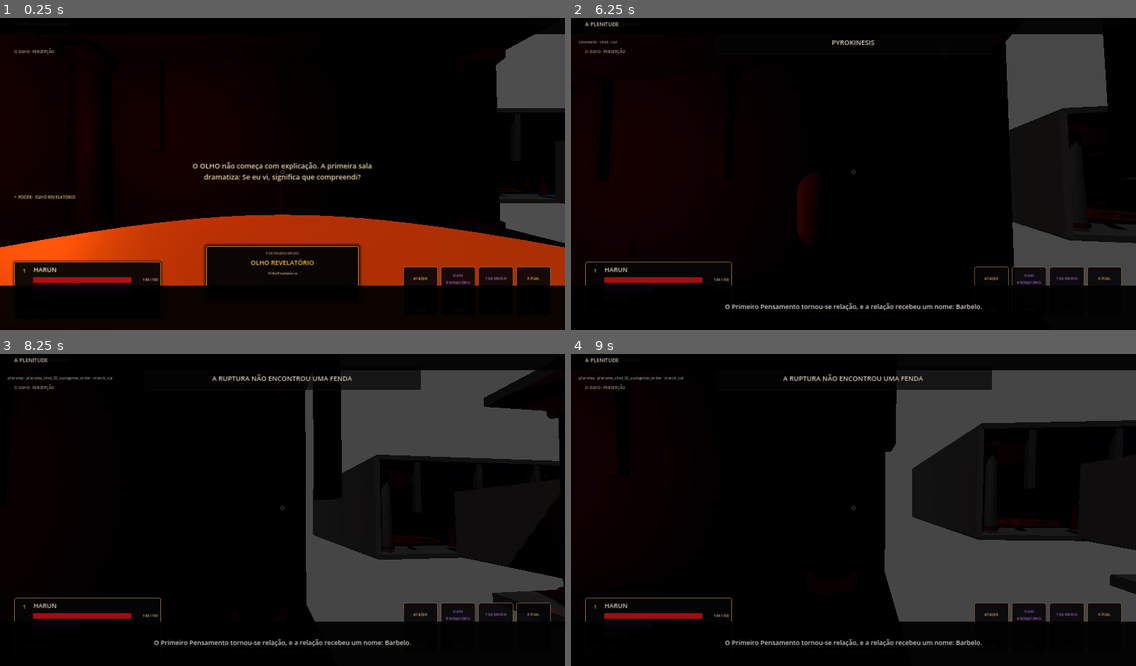
Above: before the commit, frames 1-4 (two rows, left to right).
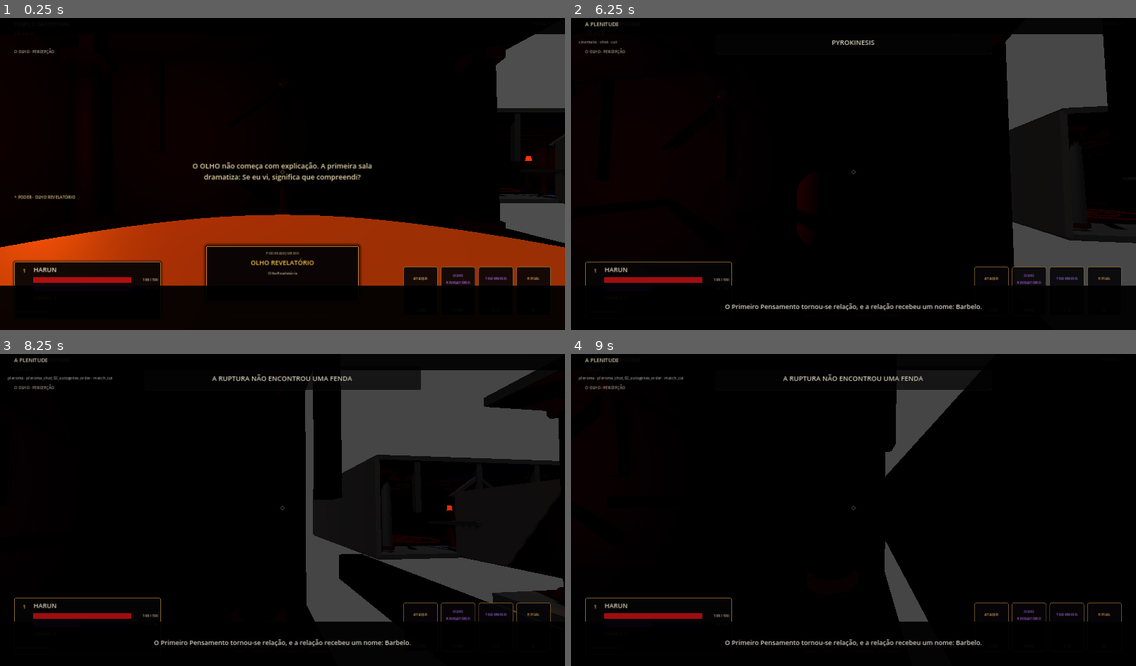
Above: after the commit, the same moments.

Repository: neuralSynapse/societaselectorum
Game: Godot game, scene res://scenes/boot/Main.tscn
Two runs of this game, one before a commit and one after it. Both use one fixed random seed, a clock stepped at 60 frames per second and the inputs below.
Inputs (mouse positions are in pixels of both pictures, inside the frame that each line leads up to):
- Up to frame 1 (0.25 s): no input
- Up to frame 2 (6.25 s): tap Enter (ui_accept) at 0.5 s; move the mouse to (881, 170) at 0.52 s; hold V (camera_toggle) 0.53-1.28 s; hold W (move_forward) 0.53-5.78 s; tap Space (jump) at 0.77, 1.52, 3.02, 3.77, 4.52, 6.02 s; move the mouse to (825, 174) at 1.27 s; tap C (consume) at 1.35 s; move the mouse to (864, 164) at 2.02 s; hold Q (dodge) 2.03-2.78 s; move the mouse to (847, 177) at 2.77 s; tap R (instrument) at 2.85 s; move the mouse to (893, 174) at 3.52 s; hold E (interact) 3.53-4.28 s; move the mouse to (808, 167) at 4.27 s; tap 1 (kinesis_1) at 4.35 s; move the mouse to (859, 170) at 5.02 s; hold 2 (kinesis_2) 5.03-5.78 s; move the mouse to (830, 164) at 5.77 s; hold D (move_right) from 5.78 s (still down); tap 3 (kinesis_3) at 5.85 s
- Up to frame 3 (8.25 s): move the mouse to (310, 506) at 6.52 s; release D (move_right) at 6.53 s; hold Right mouse button (power) 6.53-7.28 s; hold W (move_forward) from 6.53 s (still down); tap Space (jump) at 6.77, 7.52 s; move the mouse to (254, 510) at 7.27 s; click (254, 510) at 7.35 s; move the mouse to (293, 500) at 8.02 s; hold B (rupture_charge) from 8.03 s (still down)
- Up to frame 4 (9 s): move the mouse to (847, 513) at 8.77 s; release W (move_forward) at 8.78 s; release B (rupture_charge) at 8.78 s; hold A (move_left) from 8.78 s (still down); tap Shift (sprint) at 8.85 s

The runs differ from the first frame. In frame 1, 1.9% of the frame differs, in the area x 0-97%, y 20-86%; in frame 2, less than 0.1%; in frame 3, 2.5%; in frame 4, 17%, in the area x 5-100%, y 5-86%.

Commit message:
feat: build vaulted ritual chamber presentation

Diff:
--- a/game/chronica-harun/scripts/generation/RoomShell.gd
+++ b/game/chronica-harun/scripts/generation/RoomShell.gd
@@ -10,6 +10,7 @@
 
 func _ready() -> void:
     _build_gothic_dressing()
+    _apply_role_lighting()
     var trigger := get_node_or_null("EncounterTrigger") as Area3D
     if trigger:
         trigger.body_entered.connect(_on_body_entered)
@@ -61,6 +62,21 @@
     for z in [-3.05, 0.0, 3.05]:
         _add_wall_rib(dressing, Vector3(-4.78, 3.0, z), Vector3(0.18, 2.25, 0.26), stone)
         _add_wall_rib(dressing, Vector3(4.78, 3.0, z), Vector3(0.18, 2.25, 0.26), stone)
+
+    var vault_ribs := Node3D.new()
+    vault_ribs.name = "VaultRibs"
+    dressing.add_child(vault_ribs)
+    _add_vault_ribs(vault_ribs, stone, bronze)
+
+    var door_arches := Node3D.new()
+    door_arches.name = "DoorArches"
+    dressing.add_child(door_arches)
+    _add_door_arches(door_arches, stone, bronze)
+
+    var lanterns := Node3D.new()
+    lanterns.name = "RitualLanterns"
+    dressing.add_child(lanterns)
+    _add_ritual_lanterns(lanterns)
 
     _add_ritual_spires(dressing, bronze)
 
@@ -96,6 +112,118 @@
     rib.mesh = mesh
     rib.material_override = material
     parent.add_child(rib)
+
+func _add_vault_ribs(parent: Node3D, stone: Material, bronze: Material) -> void:
+    var crown := Vector3(0, 4.02, 0)
+    for corner in [Vector3(-4.0, 3.35, -4.0), Vector3(4.0, 3.35, -4.0), Vector3(-4.0, 3.35, 4.0), Vector3(4.0, 3.35, 4.0)]:
+        _add_beam_between(parent, corner, crown, stone, 0.16)
+    _add_beam_between(parent, Vector3(-4.15, 3.72, 0), Vector3(4.15, 3.72, 0), stone, 0.12)
+    _add_beam_between(parent, Vector3(0, 3.72, -4.15), Vector3(0, 3.72, 4.15), stone, 0.12)
+
+    var crown_mark := MeshInstance3D.new()
+    crown_mark.name = "VaultCrown"
+    crown_mark.position = crown + Vector3(0, -0.08, 0)
+    var crown_mesh := CylinderMesh.new()
+    crown_mesh.top_radius = 0.38
+    crown_mesh.bottom_radius = 0.38
+    crown_mesh.height = 0.10
+    crown_mesh.radial_segments = 12
+    crown_mark.mesh = crown_mesh
+    crown_mark.material_override = bronze
+    parent.add_child(crown_mark)
+
+func _add_door_arches(parent: Node3D, stone: Material, bronze: Material) -> void:
+    _add_arch_on_z(parent, -4.74, stone, bronze)
+    _add_arch_on_z(parent, 4.74, stone, bronze)
+    _add_arch_on_x(parent, -4.74, stone, bronze)
+    _add_arch_on_x(parent, 4.74, stone, bronze)
+
+func _add_arch_on_z(parent: Node3D, z: float, stone: Material, bronze: Material) -> void:
+    var left_low := Vector3(-1.35, 0.25, z)
+    var left_high := Vector3(-1.35, 2.55, z)
+    var right_low := Vector3(1.35, 0.25, z)
+    var right_high := Vector3(1.35, 2.55, z)
+    var apex := Vector3(0, 3.48, z)
+    _add_beam_between(parent, left_low, left_high, stone, 0.15)
+    _add_beam_between(parent, right_low, right_high, stone, 0.15)
+    _add_beam_between(parent, left_high, apex, stone, 0.15)
+    _add_beam_between(parent, right_high, apex, stone, 0.15)
+    _add_arch_cap(parent, apex, bronze)
+
+func _add_arch_on_x(parent: Node3D, x: float, stone: Material, bronze: Material) -> void:
+    var left_low := Vector3(x, 0.25, -1.35)
+    var left_high := Vector3(x, 2.55, -1.35)
+    var right_low := Vector3(x, 0.25, 1.35)
+    var right_high := Vector3(x, 2.55, 1.35)
+    var apex := Vector3(x, 3.48, 0)
+    _add_beam_between(parent, left_low, left_high, stone, 0.15)
+    _add_beam_between(parent, right_low, right_high, stone, 0.15)
+    _add_beam_between(parent, left_high, apex, stone, 0.15)
+    _add_beam_between(parent, right_high, apex, stone, 0.15)
+    _add_arch_cap(parent, apex, bronze)
+
+func _add_arch_cap(parent: Node3D, position: Vector3, material: Material) -> void:
+    var cap := MeshInstance3D.new()
+    cap.position = position
+    var mesh := SphereMesh.new()
+    mesh.radius = 0.13
+    mesh.height = 0.26
+    cap.mesh = mesh
+    cap.material_override = material
+    parent.add_child(cap)
+
+func _add_beam_between(parent: Node3D, start: Vector3, finish: Vector3, material: Material, thickness: float) -> void:
+    var direction := finish - start
+    var length := direction.length()
+    if length <= 0.001:
+        return
+    var beam := MeshInstance3D.new()
+    var mesh := BoxMesh.new()
+    mesh.size = Vector3(thickness, thickness, length)
+    beam.mesh = mesh
+    beam.material_override = material
+    parent.add_child(beam)
+    beam.position = (start + finish) * 0.5
+    beam.look_at(parent.to_global(finish), Vector3.UP)
+
+func _add_ritual_lanterns(parent: Node3D) -> void:
+    var flame_color := Color(1.0, 0.20, 0.045, 1.0)
+    if room_role in [&"reward", &"sanctuary"]:
+        flame_color = Color(0.92, 0.55, 0.16, 1.0)
+    elif room_role == &"threshold":
+        flame_color = Color(0.46, 0.12, 0.82, 1.0)
+
+    var material := StandardMaterial3D.new()
+    material.albedo_color = flame_color.darkened(0.46)
+    material.emission_enabled = true
+    material.emission = flame_color
+    material.emission_energy_multiplier = 1.6 if room_role == &"boss" else 1.0
+    material.roughness = 0.35
+
+    var points := [Vector3(-3.55, 2.3, 0), Vector3(3.55, 2.3, 0)]
+    if room_role == &"boss":
+        points.append(Vector3(0, 2.3, -3.55))
+        points.append(Vector3(0, 2.3, 3.55))
+    for point in points:
+        var cage := MeshInstance3D.new()
+        cage.position = point
+        var cage_mesh := CylinderMesh.new()
+        cage_mesh.top_radius = 0.11
+        cage_mesh.bottom_radius = 0.16
+        cage_mesh.height = 0.36
+        cage_mesh.radial_segments = 8
+        cage.mesh = cage_mesh
+        cage.material_override = material
+        parent.add_child(cage)
+
+        var light := OmniLight3D.new()
+        light.position = point
+        light.light_color = flame_color
+        light.light_energy = 0.72 if room_role == &"boss" else 0.42
+        light.omni_range = 3.6
+        light.omni_attenuation = 1.8
+        light.shadow_enabled = false
+        parent.add_child(light)
 
 func _add_ritual_spires(parent: Node3D, bronze: Material) -> void:
     var points := [Vector3(-3.45, 0.62, 0), Vector3(3.45, 0.62, 0), Vector3(0, 0.62, -3.45), Vector3(0, 0.62, 3.45)]
@@ -110,3 +238,33 @@
         spire.mesh = cone
         spire.material_override = bronze
         parent.add_child(spire)
+
+func _apply_role_lighting() -> void:
+    var warm := get_node_or_null("WarmKeyLight") as OmniLight3D
+    var violet := get_node_or_null("VioletRimLight") as OmniLight3D
+    var floor_sigil := get_node_or_null("FloorSigil") as Node3D
+    if warm == null or violet == null:
+        return
+
+    if room_role == &"boss":
+        warm.light_energy = 1.95
+        warm.omni_range = 8.4
+        violet.light_energy = 1.18
+        violet.omni_range = 7.2
+        if floor_sigil: floor_sigil.scale = Vector3.ONE * 1.18
+    elif room_role in [&"elite", &"trial", &"archon"]:
+        warm.light_energy = 1.65
+        violet.light_energy = 0.88
+        if floor_sigil: floor_sigil.scale = Vector3.ONE * 1.07
+    elif room_role in [&"reward", &"sanctuary"]:
+        warm.light_energy = 1.12
+        warm.light_color = Color(1.0, 0.56, 0.20, 1.0)
+        violet.light_energy = 0.30
+        if floor_sigil: floor_sigil.scale = Vector3.ONE * 0.88
+    elif room_role == &"threshold":
+        warm.light_energy = 0.72
+        violet.light_energy = 0.92
+        if floor_sigil: floor_sigil.scale = Vector3.ONE * 0.82
+    else:
+        warm.light_energy = 1.42
+        violet.light_energy = 0.62
